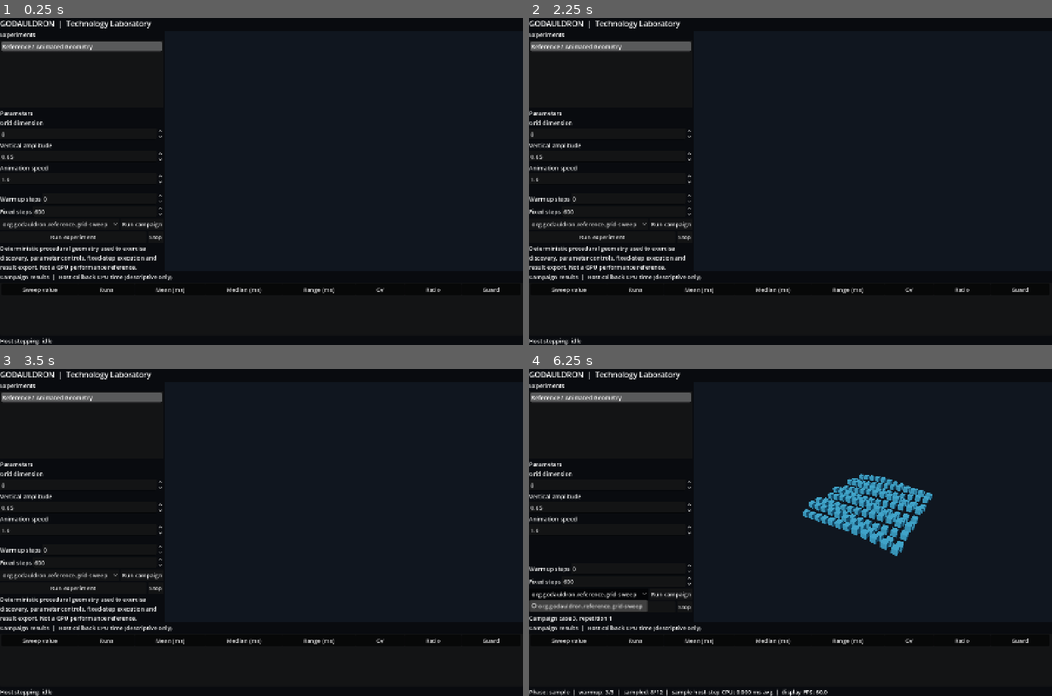
Above: before the commit, frames 1-4 (two rows, left to right).
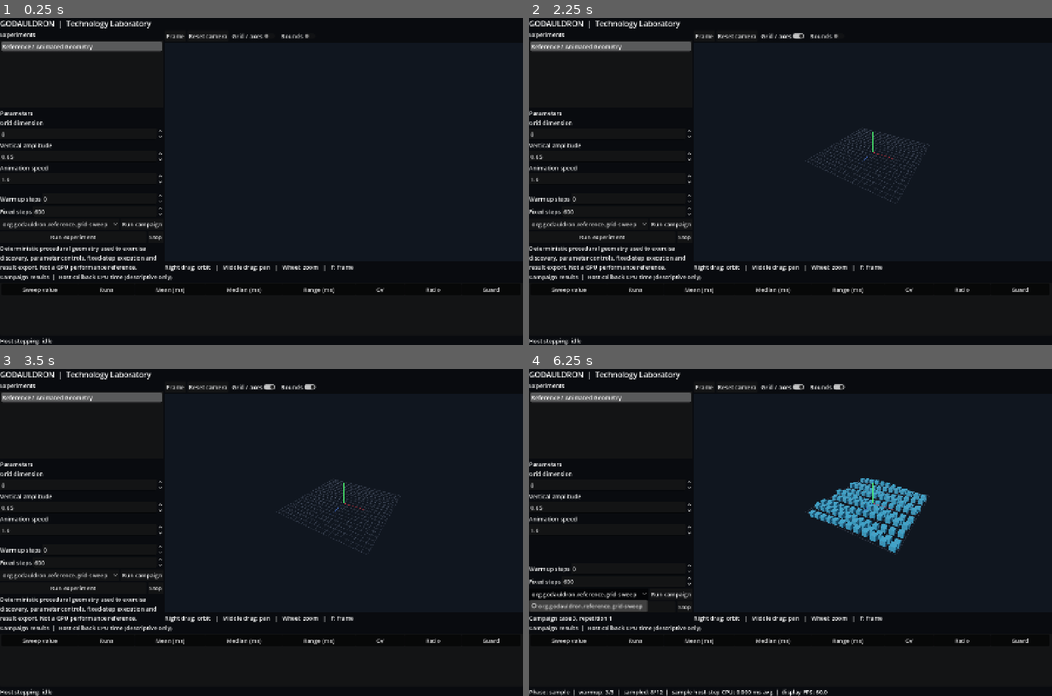
Above: after the commit, the same moments.

Repository: thomthehound/Godauldron
Game: Godot game, scene res://scenes/main.tscn
Same seed, same stepped clock (60 frames per second), same inputs: the game is played once before the commit and once after it.
Inputs (mouse positions are in pixels of both pictures, inside the frame that each line leads up to):
- Up to frame 1 (0.25 s): no input
- Up to frame 2 (2.25 s): click (706, 37) at 0.5 s, where only the run after the commit has a clickable "Frame"; click (738, 37) at 1.25 s, where only the run after the commit has a clickable "Reset camera"; click (785, 37) at 2 s, where only the run after the commit has a clickable "Grid / axes"
- Up to frame 3 (3.5 s): click (298, 388) at 2.75 s, where only the run after the commit has a clickable "Bounds"
- Up to frame 4 (6.25 s): click "Run campaign" at 3.5 s; click "Run campaign" at 4.25 s; click "Run campaign" at 5 s; click "org.godauldron.reference.grid…" at 5.75 s

The runs differ from the first frame. In frame 1, 0.5% of the frame differs, in the area x 31-68%, y 4-78%; in frame 2, 1.1%; in frame 3, 1.1%; in frame 4, 2.7%, in the area x 31-78%, y 4-78%.
Error after the commit: Parse Error: Cannot infer the type of "center" variable because the value doesn't have a set type. (res://scripts/inspection_camera.gd:120)

Commit message:
Connect host viewport to generic inspection camera and diagnostic toolbar

Diff:
--- a/scripts/laboratory.gd
+++ b/scripts/laboratory.gd
@@ -8,12 +8,22 @@
 const ExperimentRun = preload("res://scripts/experiment_run.gd")
 const ExperimentCampaign = preload("res://scripts/experiment_campaign.gd")
 const CAMPAIGN_ROOT := "res://campaigns"
+const InspectionCamera = preload("res://scripts/inspection_camera.gd")
+const InspectionOverlay = preload("res://scripts/inspection_overlay.gd")
 
 var _experiments: Array[Dictionary] = []
 var _manifest: Dictionary = {}
 var _controls: Dictionary = {}
 var _active_scene: Node = null
 var _viewport: SubViewport
+var _viewport_container: SubViewportContainer
+var _camera_inspector: RefCounted = null
+var _inspection_overlay: Node3D
+var _inspection_bounds: AABB
+var _inspection_grid_enabled: bool = false
+var _inspection_bounds_enabled: bool = false
+var _inspector_drag: int = 0
+var _camera_manipulated: bool = false
 var _list: ItemList
 var _parameters: VBoxContainer
 var _status: Label
@@ -137,16 +147,48 @@
 	_status.autowrap_mode = TextServer.AUTOWRAP_WORD_SMART
 	sidebar.add_child(_status)
 
+	var viewer := VBoxContainer.new()
+	viewer.size_flags_horizontal = Control.SIZE_EXPAND_FILL
+	viewer.size_flags_vertical = Control.SIZE_EXPAND_FILL
+	content.add_child(viewer)
+	var toolbar := HBoxContainer.new()
+	viewer.add_child(toolbar)
+	var frame_button := Button.new()
+	frame_button.text = "Frame"
+	frame_button.pressed.connect(_frame_inspection)
+	toolbar.add_child(frame_button)
+	var reset_button := Button.new()
+	reset_button.text = "Reset camera"
+	reset_button.pressed.connect(_reset_inspection)
+	toolbar.add_child(reset_button)
+	var grid_button := CheckButton.new()
+	grid_button.text = "Grid / axes"
+	grid_button.toggled.connect(_toggle_inspection_grid)
+	toolbar.add_child(grid_button)
+	var bounds_button := CheckButton.new()
+	bounds_button.text = "Bounds"
+	bounds_button.toggled.connect(_toggle_inspection_bounds)
+	toolbar.add_child(bounds_button)
+
 	_viewport = SubViewport.new()
 	_viewport.size = Vector2i(960, 720)
 	_viewport.own_world_3d = true
 	_viewport.render_target_update_mode = SubViewport.UPDATE_ALWAYS
-	var viewport_container := SubViewportContainer.new()
-	viewport_container.stretch = true
-	viewport_container.size_flags_horizontal = Control.SIZE_EXPAND_FILL
-	viewport_container.size_flags_vertical = Control.SIZE_EXPAND_FILL
-	content.add_child(viewport_container)
-	viewport_container.add_child(_viewport)
+	_viewport_container = SubViewportContainer.new()
+	_viewport_container.stretch = true
+	_viewport_container.mouse_filter = Control.MOUSE_FILTER_STOP
+	_viewport_container.focus_mode = Control.FOCUS_ALL
+	_viewport_container.size_flags_horizontal = Control.SIZE_EXPAND_FILL
+	_viewport_container.size_flags_vertical = Control.SIZE_EXPAND_FILL
+	_viewport_container.gui_input.connect(_on_inspection_input)
+	viewer.add_child(_viewport_container)
+	_viewport_container.add_child(_viewport)
+	_inspection_overlay = InspectionOverlay.new()
+	_inspection_overlay.name = "InspectionOverlay"
+	_viewport.add_child(_inspection_overlay)
+	var hint := Label.new()
+	hint.text = "Right drag: orbit   |   Middle drag: pan   |   Wheel: zoom   |   F: frame"
+	viewer.add_child(hint)
 
 	var comparison_panel := VBoxContainer.new()
 	root.add_child(comparison_panel)
@@ -197,6 +239,9 @@
 	_comparison_table.clear()
 	_last_campaign_report_path = ""
 	_last_campaign_summary.clear()
+	_inspector_drag = 0
+	_camera_inspector = null
+	_camera_manipulated = false
 	if _active_scene != null:
 		_viewport.remove_child(_active_scene)
 		_active_scene.queue_free()
@@ -232,8 +277,103 @@
 		return
 	_active_scene = scene_resource.instantiate()
 	_viewport.add_child(_active_scene)
+	_bind_inspection()
 	_status.text = String(_manifest.get("description", _manifest["display_name"]))
 	_discover_campaigns()
+
+
+func _find_scene_camera(node: Node) -> Camera3D:
+	if node is Camera3D:
+		return node
+	for child in node.get_children():
+		var found: Camera3D = _find_scene_camera(child)
+		if found != null:
+			return found
+	return null
+
+
+func _bind_inspection() -> void:
+	_inspection_bounds = InspectionCamera.scene_bounds(_active_scene)
+	var view_camera: Camera3D = _viewport.get_camera_3d()
+	if view_camera == null:
+		view_camera = _find_scene_camera(_active_scene)
+	if view_camera == null:
+		_camera_inspector = null
+		return
+	_camera_inspector = InspectionCamera.new()
+	_camera_inspector.bind(view_camera, _inspection_bounds)
+	_refresh_inspection_overlay()
+
+
+func _refresh_inspection_overlay() -> void:
+	if _inspection_overlay != null:
+		_inspection_overlay.call("configure", _inspection_bounds, _inspection_grid_enabled, _inspection_bounds_enabled)
+
+
+func _frame_inspection() -> void:
+	if _camera_inspector == null or _active_scene == null:
+		return
+	_inspection_bounds = InspectionCamera.scene_bounds(_active_scene)
+	_camera_inspector.frame(_inspection_bounds, _viewport.size)
+	_camera_manipulated = true
+	_refresh_inspection_overlay()
+
+
+func _reset_inspection() -> void:
+	if _camera_inspector == null:
+		return
+	_camera_inspector.reset()
+	_camera_manipulated = false
+
+
+func _toggle_inspection_grid(enabled: bool) -> void:
+	_inspection_grid_enabled = enabled
+	_refresh_inspection_overlay()
+
+
+func _toggle_inspection_bounds(enabled: bool) -> void:
+	_inspection_bounds_enabled = enabled
+	if enabled and _active_scene != null:
+		_inspection_bounds = InspectionCamera.scene_bounds(_active_scene)
+	_refresh_inspection_overlay()
+
+
+func _on_inspection_input(event: InputEvent) -> void:
+	if _camera_inspector == null:
+		return
+	if event is InputEventMouseButton:
+		var mouse: InputEventMouseButton = event
+		if mouse.button_index == MOUSE_BUTTON_RIGHT:
+			_inspector_drag = 1 if mouse.pressed else 0
+			if mouse.pressed:
+				_viewport_container.grab_focus()
+				_viewport_container.accept_event()
+		elif mouse.button_index == MOUSE_BUTTON_MIDDLE:
+			_inspector_drag = 2 if mouse.pressed else 0
+			if mouse.pressed:
+				_viewport_container.grab_focus()
+				_viewport_container.accept_event()
+		elif mouse.pressed and mouse.button_index == MOUSE_BUTTON_WHEEL_UP:
+			_camera_inspector.dolly(1.0)
+			_camera_manipulated = true
+			_viewport_container.accept_event()
+		elif mouse.pressed and mouse.button_index == MOUSE_BUTTON_WHEEL_DOWN:
+			_camera_inspector.dolly(-1.0)
+			_camera_manipulated = true
+			_viewport_container.accept_event()
+	elif event is InputEventMouseMotion and _inspector_drag != 0:
+		var motion: InputEventMouseMotion = event
+		if _inspector_drag == 1:
+			_camera_inspector.orbit(motion.relative)
+		else:
+			_camera_inspector.pan(motion.relative, float(_viewport.size.y))
+		_camera_manipulated = true
+		_viewport_container.accept_event()
+	elif event is InputEventKey:
+		var key_event: InputEventKey = event
+		if key_event.pressed and not key_event.echo and key_event.keycode == KEY_F:
+			_frame_inspection()
+			_viewport_container.accept_event()
 
 
 func _discover_campaigns() -> void:
@@ -400,6 +540,11 @@
 	if not completed:
 		finished_run.cancel()
 	var report: Dictionary = finished_run.make_report(String(_manifest["id"]))
+	report["inspection"] = {
+		"grid_overlay": _inspection_grid_enabled,
+		"bounds_overlay": _inspection_bounds_enabled,
+		"camera_manipulated": _camera_manipulated
+	}
 	if _campaign != null:
 		var next_case: Dictionary = _campaign.next_case()
 		report["campaign_id"] = String(_campaign.summary(false)["campaign_id"])
